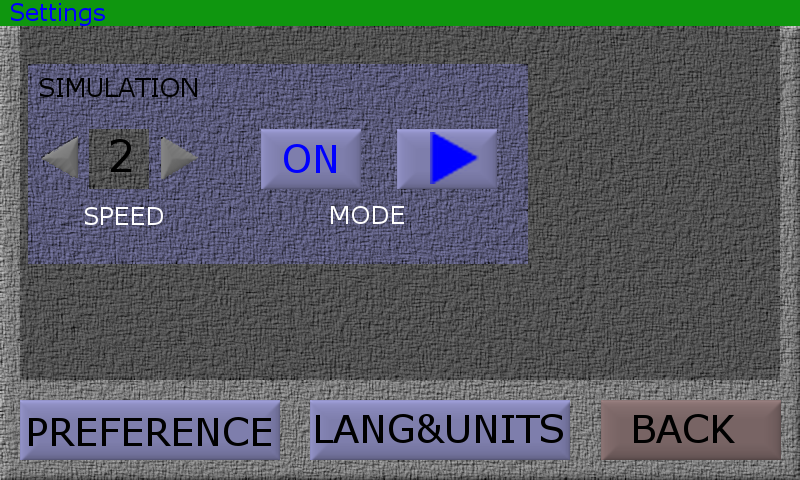
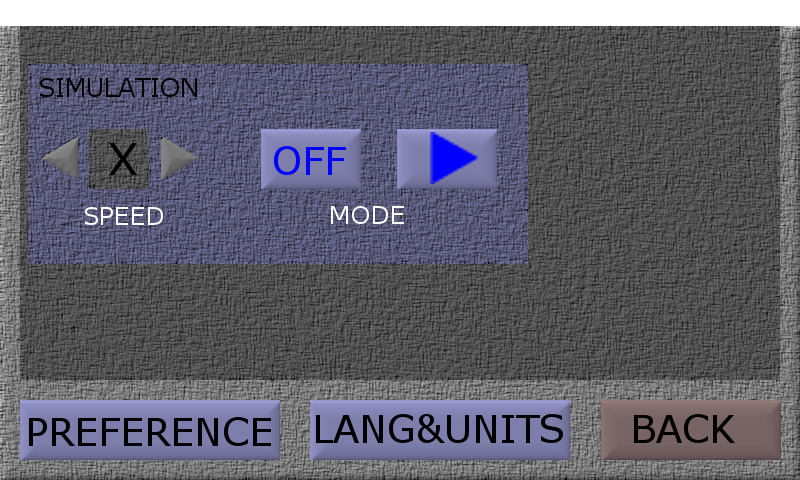
Revision of a layered 800px x 480px image; what changed, layer by layer:
removed group "texts" (9 layers) over (x1=11, y1=3, x2=735, y2=175)
moved "Settings" into group "Header", painted on it over (x1=11, y1=3, x2=105, y2=26)
moved "header" into group "Header", painted on it over (x1=0, y1=0, x2=800, y2=26)
hid group "Miscellaneous" (2 layers), moved it above "simulation-off" over (x1=0, y1=0, x2=800, y2=175)
showed group "simulation-off" (2 layers) over (x1=274, y1=144, x2=346, y2=175)
renamed "2" to "speedValue", moved it out of group "texts", painted on it over (x1=109, y1=139, x2=137, y2=175)
